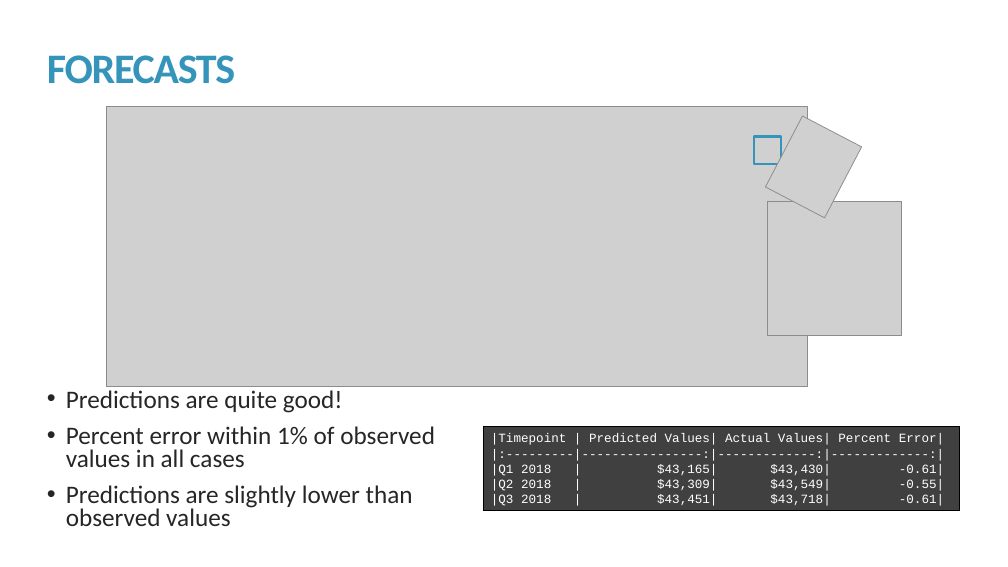
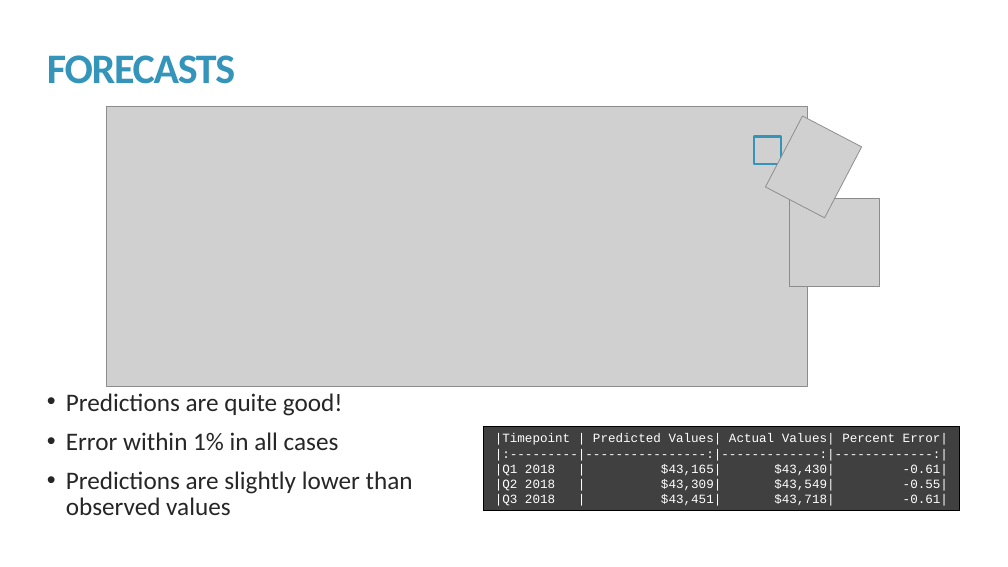
Before and after one commit to kmprioliPROF/MAT_8444_Final_Project, a slide deck: slide 9 of Prioli_Final_Proj.pptx. Drawn at 1008x567 pixels with LibreOffice and Linux fonts; fonts in the diff are those of the drawing; grey boxes stand for pictures. Boxes give left, top, right and bottom in pixels: in the first picture for what was removed or moved away, otherwise in the second. Text is boxed around its words. In the diff, an @@ line names an element or a change of style, - is before the commit and + after.

```diff
--- a/Prioli_Final_Proj.pptx
+++ b/Prioli_Final_Proj.pptx
@@ picture resized from (x1=768, y1=202, x2=901, y2=335) to (x1=789, y1=198, x2=879, y2=287) @@
@@ text at (x1=66, y1=393, x2=413, y2=515): line spacing 0.75 to 0.85 @@
@@ text at (x1=66, y1=432, x2=339, y2=450): text changed @@
-• Percent error within 1% of observed values in all cases
+• Error within 1% in all cases
@@ rectangle "|Timepoint | Predicted Values| Actual ..." at (x1=484, y1=426, x2=960, y2=510): alignment left to centre @@
```
Also in this commit, not shown: 9 other slides changed, 4 slides added, 3 slides removed, 3 other files.
